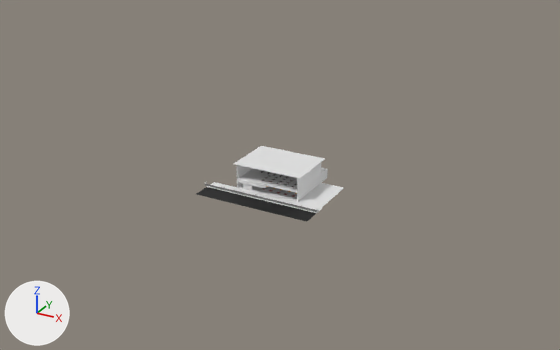
Renders of the Blender file Card shop.blend from each side of a commit.
Before and after are seen from a camera (50 mm lens) standing at (293.0, -561.0, 295.0) and looking at (-5.0, -19.0, 24.0). The lights are fixed; the arrows at lower left show +X, +Y and +Z.
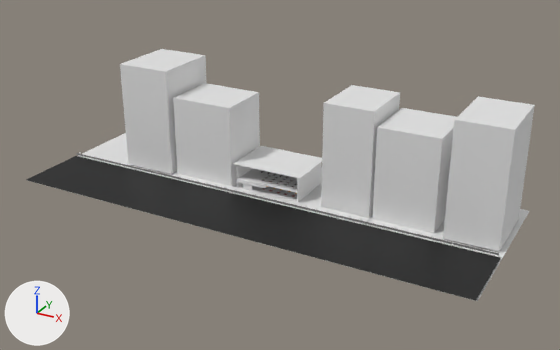
The change, as JSON lines over the scene's bpy script:
```json
{"op": "set", "path": "ob_cube_001.scale", "old": "(45.5, 3.71, 15.4)", "new": "(81.1, 3.71, 15.4)"}
{"op": "set", "path": "ob_cube_009.location", "old": "(-20.0, -38.1, 15.9)", "new": "(-20.0, -63.5, 15.9)"}
{"op": "set", "path": "ob_cube_009.scale", "old": "(45.5, 3.71, 15.4)", "new": "(173.0, 13.9, 15.4)"}
{"op": "set", "path": "ob_cube_036.location", "old": "(22.8, 6.8, 15.6)", "new": "(-20.3, -14.3, 14.3)"}
{"op": "set", "path": "ob_cube_036.scale", "old": "(9.53, 14.1, 15.4)", "new": "(174.0, 48.3, 15.4)"}
{"op": "set", "path": "ob_cube.scale", "old": "(57.1, 0.236, 0.821)", "new": "(211.0, 0.236, 0.821)"}
{"op": "set", "path": "ob_cube_026.location", "old": "(35.7, -27.4, 2.6)", "new": "(54.8, 15.2, 44.5)"}
{"op": "set", "path": "ob_cube_026.scale", "old": "(0.507, 0.377, 1.77)", "new": "(22.4, 28.5, 49.1)"}
{"op": "set", "path": "ob_cube_027.location", "old": "(-77.8, -27.4, 2.6)", "new": "(-228.2, -27.4, 2.6)"}
{"op": "set", "path": "ob_cube_028.location", "old": "(-69.2, -27.4, 2.6)", "new": "(-86.9, 9.0, 35.7)"}
{"op": "set", "path": "ob_cube_028.scale", "old": "(0.507, 0.377, 1.77)", "new": "(30.0, 25.9, 40.0)"}
{"op": "set", "path": "ob_cube_029.location", "old": "(-57.9, -27.4, 2.6)", "new": "(-147.2, 11.7, 50.4)"}
{"op": "set", "path": "ob_cube_029.scale", "old": "(0.507, 0.377, 1.77)", "new": "(26.0, 31.9, 50.0)"}
{"op": "set", "path": "ob_cube_034.location", "old": "(10.6, -27.4, 2.6)", "new": "(166.0, 11.7, 50.4)"}
{"op": "set", "path": "ob_cube_034.scale", "old": "(0.507, 0.377, 1.77)", "new": "(22.4, 31.9, 50.0)"}
{"op": "set", "path": "ob_cube_035.location", "old": "(21.3, -27.4, 2.6)", "new": "(106.9, 14.6, 39.5)"}
{"op": "set", "path": "ob_cube_035.scale", "old": "(0.507, 0.377, 1.77)", "new": "(26.8, 27.7, 41.4)"}
```

What differs and where, as boxes [x1, y1, x2, y2] in the pictures (560 x 350 px):
```json
{"object": "Cube.009", "change": "moved, rescaled", "before": [197, 187, 316, 222], "after": [26, 156, 500, 301], "on screen": "296% wider, 306% taller"}
{"object": "Cube.034", "change": "moved, rescaled", "after": [443, 96, 535, 252], "on screen": "not visible before"}
{"object": "Cube.035", "change": "moved, rescaled", "after": [372, 108, 457, 233], "on screen": "not visible before"}
{"object": "Cube.026", "change": "moved, rescaled", "after": [321, 85, 400, 218], "on screen": "not visible before"}
{"object": "Cube.028", "change": "moved, rescaled", "after": [173, 83, 260, 186], "on screen": "not visible before"}
{"object": "Cube.029", "change": "moved, rescaled", "after": [120, 49, 207, 174], "on screen": "not visible before"}
{"object": "Cube.036", "change": "moved, rescaled", "before": [298, 183, 344, 207], "after": [34, 133, 529, 301], "on screen": "955% wider, 576% taller"}
{"object": "Cube.001", "change": "rescaled", "before": [207, 182, 323, 213], "after": [168, 173, 369, 225], "on screen": "73% wider, 66% taller"}
{"object": "Cube", "change": "rescaled", "before": [205, 184, 317, 212], "after": [77, 153, 499, 255], "on screen": "274% wider, 255% taller"}
{"object": "Cube.027", "change": "moved", "after": [79, 152, 471, 246], "on screen": "not visible before"}
```
